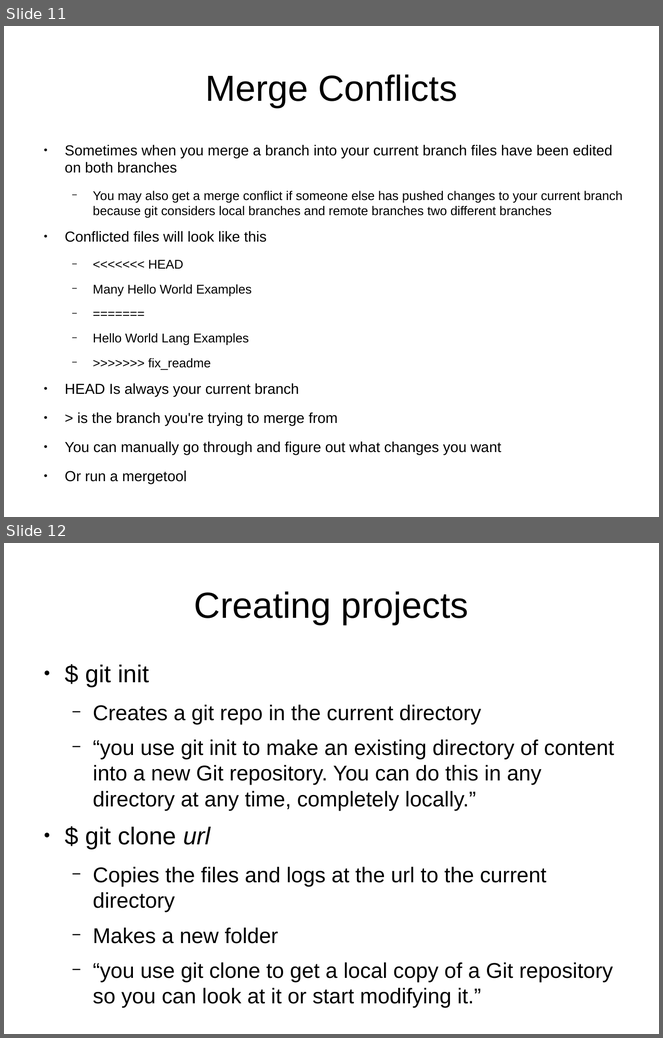
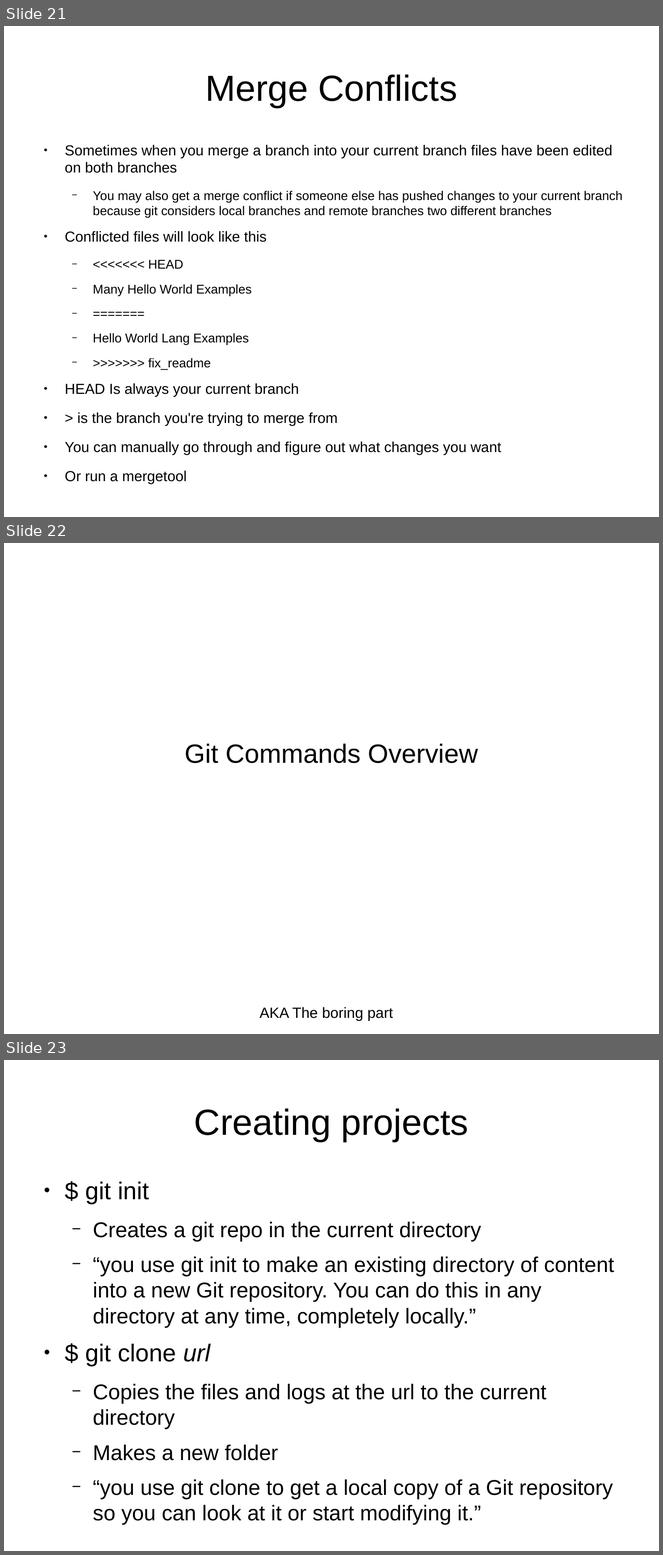
Before and after one commit to UMKCRobotics/Chris-Git-Presentation, a slide deck: presentation.odp. Shown one above the other, each under a label of ours: slides 11 and 12 before the commit, slides 21, 22 and 23 after it. The pictures are 663x1038 and 663x1555 pixels, drawn with LibreOffice and Linux fonts; fonts in the diff are those of the drawing. Boxes give left, top, right and bottom in pixels: in the first picture for what was removed or moved away, otherwise in the second. Text is boxed around its words. In the diff, an @@ line names an element or a change of style, - is before the commit and + after.

```diff
--- a/presentation.odp
+++ b/presentation.odp
@@ slide 22 added at box(4, 543, 659, 1034), background #FFFFFF @@
@@ subtitle added at box(184, 744, 478, 763), 32 pt, text #000000 @@
+Git Commands Overview
@@ text added at box(260, 1007, 393, 1021), 18 pt, text #000000 @@
+AKA The boring part
@@ what was slide 11 is now slide 21 @@
@@ what was slide 12 is now slide 23 @@
```
Also in this commit, not shown: 5 slides changed, 12 other slides added, 1 slide removed, 16 other files.
